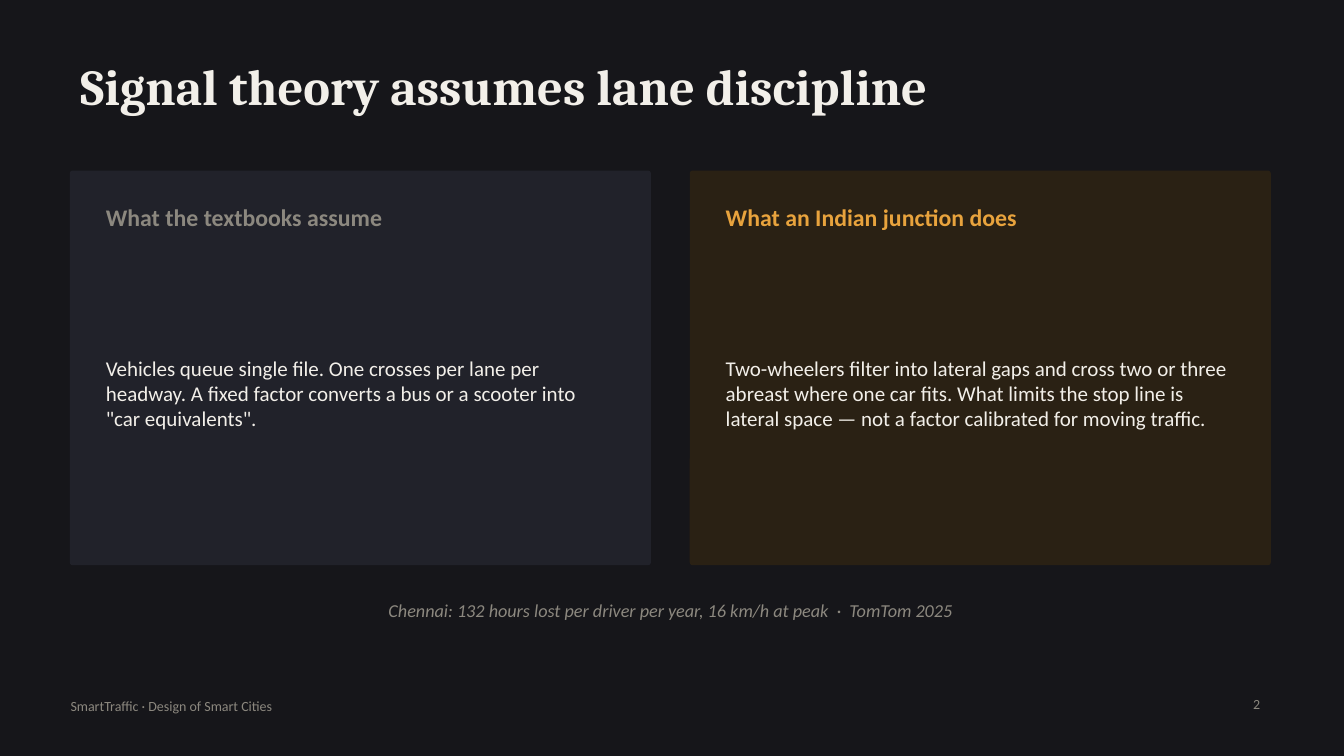
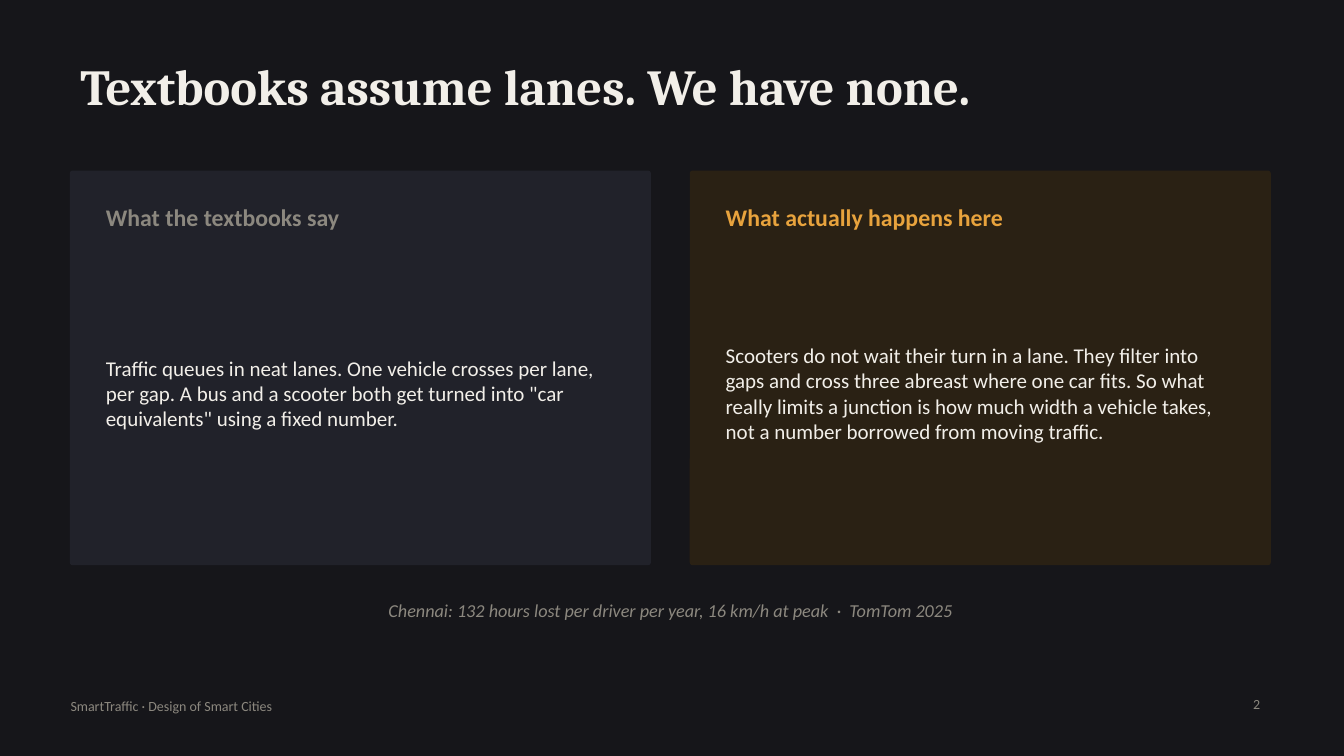
Before and after one commit to rishabcv-eng/SmartTraffic, a slide deck: slide 2 of docs/deck/SmartTraffic-5min.pptx. Drawn at 1344x756 pixels with LibreOffice and Linux fonts; fonts in the diff are those of the drawing. Boxes give left, top, right and bottom in pixels: in the first picture for what was removed or moved away, otherwise in the second. Text is boxed around its words. In the diff, an @@ line names an element or a change of style, - is before the commit and + after.

Commit message:
Rewrite the slide copy in a human voice, and fix two stale counts
The prose read like it was generated: no contractions anywhere, every sentence
balanced against its neighbour, em-dashes throughout, and abstract subjects
doing the work -- 'what limits the stop line is lateral space' rather than
saying a scooter takes up less road than a car. Rewritten in plainer, shorter
sentences with concrete subjects. Every em-dash is gone.

Two numbers on the verification slide had gone stale as the project grew: it
still claimed 122 tests and 15 controllers against the current 130 and 16. A
reviewer who ran the suite would have found the deck under-selling itself,
which is a small thing that costs trust out of proportion to its size.

Shortened the slide-two title after the rewrite pushed it onto a second line
and out of its box.

```diff
--- a/docs/deck/SmartTraffic-5min.pptx
+++ b/docs/deck/SmartTraffic-5min.pptx
@@ title at (80, 70, 971, 106): text changed @@
-Signal theory assumes lane discipline
+Textbooks assume lanes. We have none.
@@ text at (106, 209, 339, 230): text changed @@
-What the textbooks assume
+What the textbooks say
@@ text at (726, 209, 1003, 230): text changed @@
-What an Indian junction does
+What actually happens here
@@ text at (726, 348, 1212, 443): text changed @@
-Two-wheelers filter into lateral gaps and cross two or three abreast where one car fits. What limits the stop line is lateral space — not a factor calibrated for moving traffic.
+Scooters do not wait their turn in a lane. They filter into gaps and cross three abreast where one car fits. So what really limits a junction is how much width a vehicle takes, not a number borrowed from moving traffic.
@@ text at (106, 361, 594, 430): text changed @@
-Vehicles queue single file. One crosses per lane per headway. A fixed factor converts a bus or a scooter into "car equivalents".
+Traffic queues in neat lanes. One vehicle crosses per lane, per gap. A bus and a scooter both get turned into "car equivalents" using a fixed number.
```
Also in this commit, not shown: 5 other slides changed, 2 other files.
